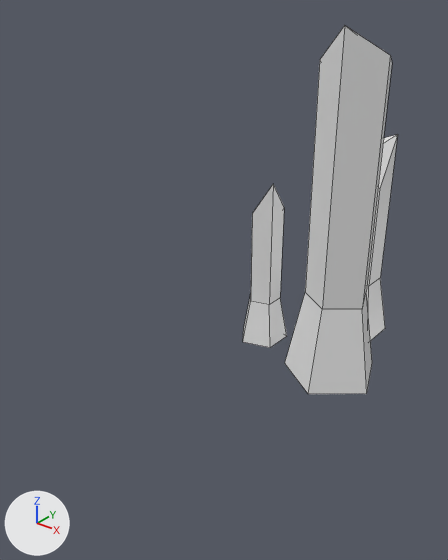
An edit to the FBX model Assets/Art Assets/Environments/Level 1 Entryway/Prefabs/candles.fbx, drawn before and after from the same camera.
Before and after are seen from a 50 mm camera at (0.313, -0.567, 0.394) aimed at (-0.019, -0.152, 0.137). Arrows for +X, +Y and +Z are at lower left; the lights stay in place. Mesh edges are drawn as thin lines.

In view in the first picture: 'candles'.
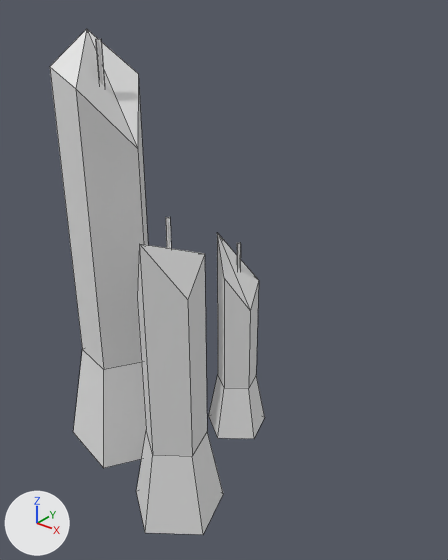
Changed parts and their boxes [x1, y1, x2, y2] in the pictures (448 x 560 px):
'candles', reshaped, moved, turned
    before: [243, 26, 398, 394]
    after: [50, 29, 265, 535]
part 1 of me_cylinder_009, added
    after: [166, 217, 241, 269]
part 2 of me_cylinder_009, added
    after: [95, 39, 105, 88]

The change, as a list of edits to the scene's bpy script:
```text
Add mat_bookstack_lrg:
    mat_bookstack_lrg = principled_material('bookstack_lrg')
    mat_bookstack_lrg.base_color = (0.8, 0.8, 0.8)  # white #e7e7e7
    mat_bookstack_lrg.roughness = 0.4
Change me_cylinder_009:
    where me_cylinder_009.from_pydata(...)  # 45 vertices, 42 faces; spans x -0.09..0.095, y -0.092..0.101, z 0.0..0.359
    used by ob_candles; location = (0.0, 0.0, 0.0)
    verts and faces of me_cylinder_009; kept vertices keep their numbers, new ones are numbered from 45
    me_cylinder_009 part 1
    add verts[45] = (-0.06, -0.026, 0.164)
    add verts[46] = (-0.063, -0.022, 0.164)  # pixel (240, 272)
    add verts[47] = (-0.06, -0.023, 0.164)  # pixel (237, 272)
    add verts[48] = (-0.063, -0.025, 0.164)
    add verts[49] = (0.017, 0.061, 0.225)
    add verts[50] = (0.015, 0.065, 0.225)
    add verts[51] = (0.018, 0.064, 0.225)
    add verts[52] = (0.014, 0.062, 0.225)
    add for new, old in zip([*range(53, 61)], [*range(45, 53)]): verts[new] = verts[old] + (0.0, 0.0, 0.027)
    add faces += [(45, 53, 54, 46), (47, 55, 56, 48), (49, 57, 58, 50), (51, 59, 60, 52)]  # mat_bookstack_lrg (white #e7e7e7)
    me_cylinder_009 part 2
    add verts[61] = (0.043, -0.041, 0.32)
    add verts[62] = (0.04, -0.036, 0.32)  # pixel (104, 89)
    add verts[63] = (0.044, -0.037, 0.32)
    add verts[64] = (0.039, -0.04, 0.32)
    add for new, old in zip([*range(65, 69)], [*range(61, 65)]): verts[new] = verts[old] + (0.0, 0.0, 0.035)
    add faces += [(61, 65, 66, 62), (63, 67, 68, 64)]  # mat_bookstack_lrg (white #e7e7e7)
    add me_cylinder_009.materials.append(mat_bookstack_lrg)  # white #e7e7e7
Change ob_candles:
    ob_candles.location: (0.0, 0.0, 0.0) -> (0.0, -0.239, 0.0)
    ob_candles.rotation_euler: (0.0, 0.0, 0.0) -> (0.0, 0.0, -2.181)  # degrees (0, 0, 0) -> degrees (0, 0, -125)
```
